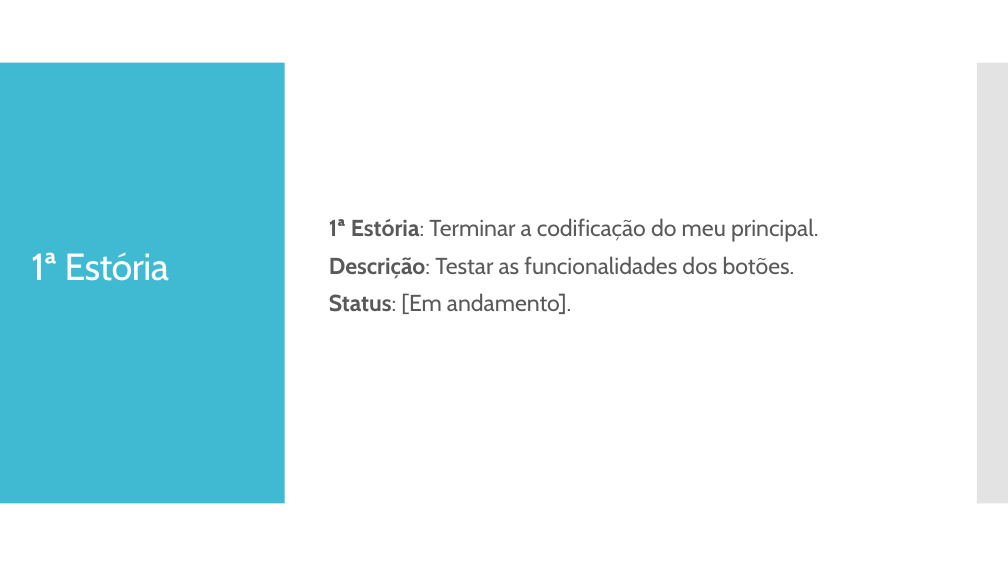
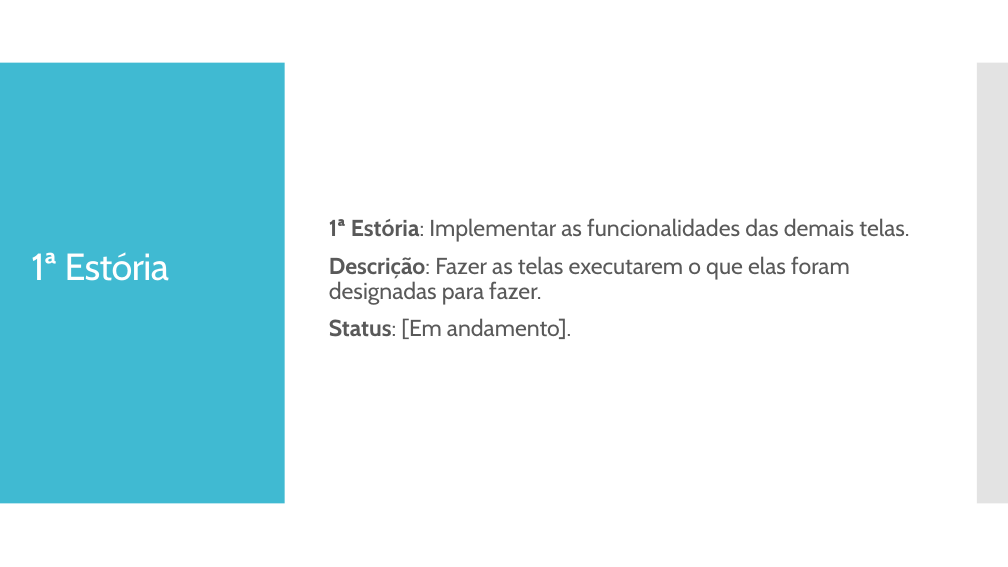
Before and after one commit to AlexandroGonSan/Projeto_final_POO_2018.2, a slide deck: slide 6 of Sprints/Sprint_005 da equipe.pptx. Drawn at 1008x567 pixels with LibreOffice and Linux fonts; fonts in the diff are those of the drawing. Boxes give left, top, right and bottom in pixels: in the first picture for what was removed or moved away, otherwise in the second. Text is boxed around its words. In the diff, an @@ line names an element or a change of style, - is before the commit and + after.

```diff
--- a/Sprints/Sprint_005 da equipe.pptx
+++ b/Sprints/Sprint_005 da equipe.pptx
@@ text at [329,218,909,305]: text changed @@
-1ª Estória: Terminar a codificação do meu principal.
-Descrição: Testar as funcionalidades dos botões.
+1ª Estória: Implementar as funcionalidades das demais telas.
+Descrição: Fazer as telas executarem o que elas foram designadas para fazer.
```
Also in this commit, not shown: 1 slide added.
